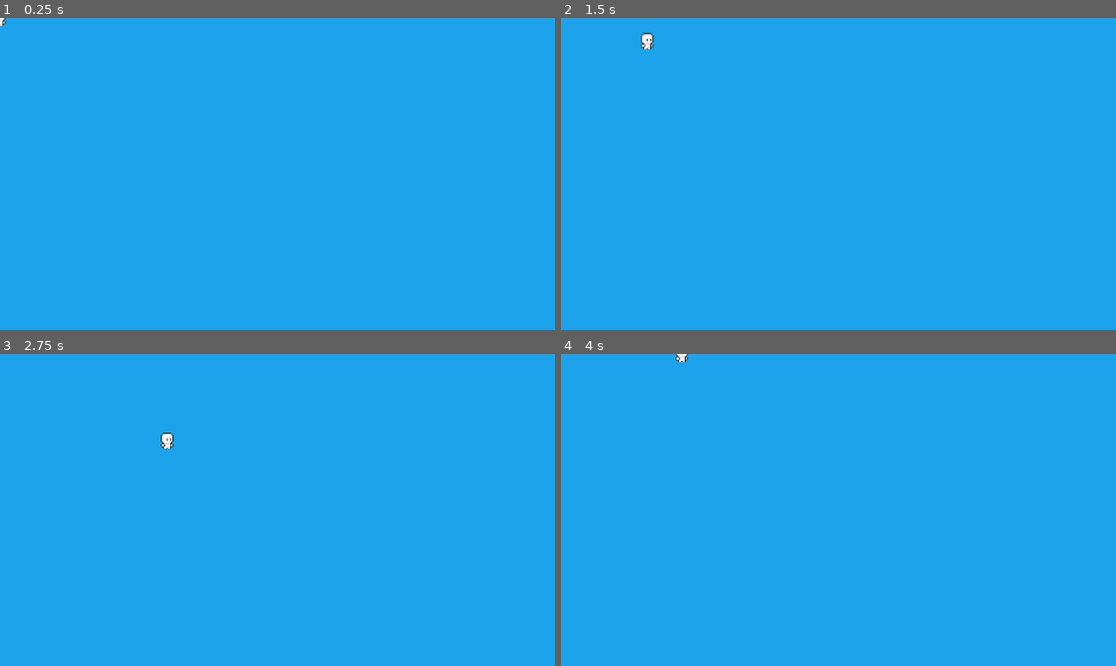
Above: before the commit, frames 1-4 (two rows, left to right).
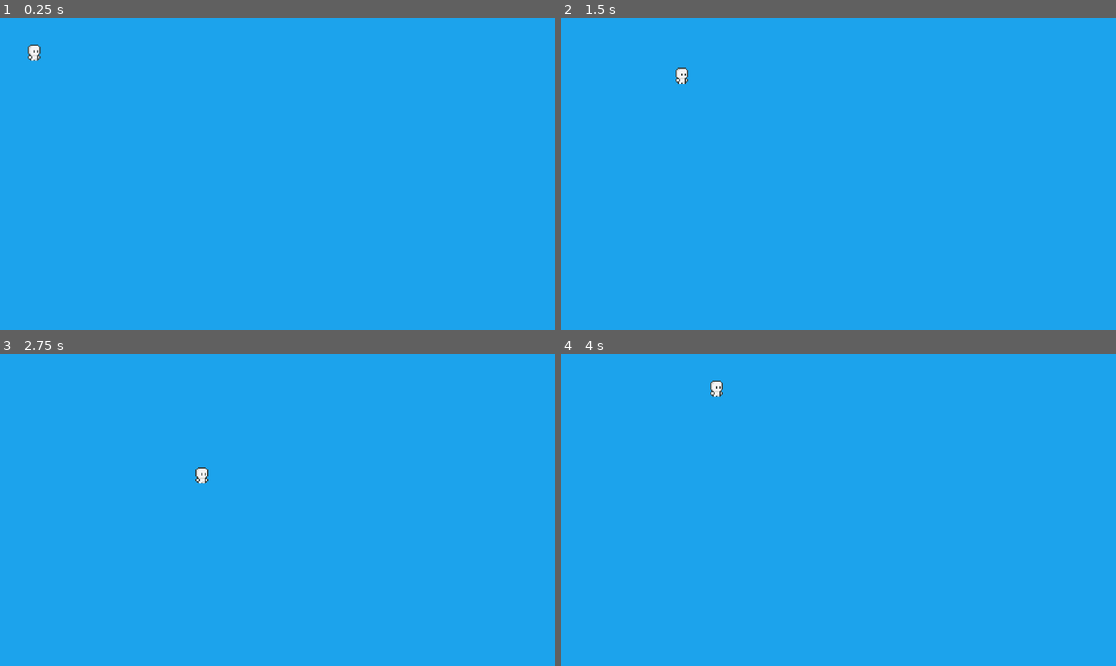
Above: after the commit, the same moments.

Repository: Lord-of-Madness/GameJam2024
Game: Godot game, scene res://Scenes/main_game.tscn
The game is run twice, just before and just after one commit, with the same random seed, the same clock (stepped at 60 frames per second) and the same inputs.
Inputs:
- Up to frame 1 (0.25 s): no input
- Up to frame 2 (1.5 s): tap Enter at 0.5 s; hold D (right) 0.53-1.28 s; hold S (down) from 1.28 s (still down)
- Up to frame 3 (2.75 s): release S (down) at 2.03 s; hold D (right) from 2.03 s (still down)
- Up to frame 4 (4 s): release D (right) at 2.78 s; hold W (up) 2.78-3.53 s; hold A (left) from 3.53 s (still down)

The runs differ from the first frame. In frame 1, 0.1% of the frame differs, in the area x 0-8%, y 0-14%; in frame 2, 0.2%, in the area x 14-23%, y 4-22%; in frame 3, 0.2%; in frame 4, 0.2%.

Commit message:
Enemies now aggro in range

Diff:
--- a/Characters/Base_character.tscn
+++ b/Characters/Base_character.tscn
@@ -11,6 +11,7 @@
 radius = 50.0
 
 [node name="BaseCharacter" type="CharacterBody2D"]
+position = Vector2(30, 30)
 script = ExtResource("1_7lcwf")
 
 [node name="Sprite2D" type="Sprite2D" parent="."]
@@ -27,3 +28,5 @@
 
 [node name="CollisionShape2D" type="CollisionShape2D" parent="ConversionRing"]
 shape = SubResource("CircleShape2D_m7q2e")
+
+[connection signal="body_entered" from="ConversionRing" to="ConversionRing" method="_on_body_entered"]
--- a/Scenes/enemy.tscn
+++ b/Scenes/enemy.tscn
@@ -1,11 +1,22 @@
-[gd_scene load_steps=3 format=3 uid="uid://dc0yu32iay8ld"]
+[gd_scene load_steps=4 format=3 uid="uid://dc0yu32iay8ld"]
 
 [ext_resource type="Script" path="res://Scripts/enemy.gd" id="1_qqwst"]
+[ext_resource type="Texture2D" uid="uid://bm0d1hpom8i70" path="res://Art/Hana Caraka Animals - Free/Chicken/Chicken down.png" id="2_c8xqb"]
 
 [sub_resource type="CapsuleShape2D" id="CapsuleShape2D_i1lgf"]
+radius = 7.0
+height = 14.0
 
 [node name="Enemy" type="CharacterBody2D"]
 script = ExtResource("1_qqwst")
 
 [node name="CollisionShape2D" type="CollisionShape2D" parent="."]
+position = Vector2(-1, 3)
 shape = SubResource("CapsuleShape2D_i1lgf")
+
+[node name="Sprite2D" type="Sprite2D" parent="."]
+texture = ExtResource("2_c8xqb")
+hframes = 6
+vframes = 2
+region_enabled = true
+region_rect = Rect2(0, 0, 96, 32)
--- a/Scripts/enemy.gd
+++ b/Scripts/enemy.gd
@@ -2,7 +2,7 @@
 class_name Enemy
 
 
-const SPEED = 300.0
+const SPEED = 70.0
 var Active = false
 
 
Not shown: 1 places in Characters/Base_character.tscn that only renumber resources
